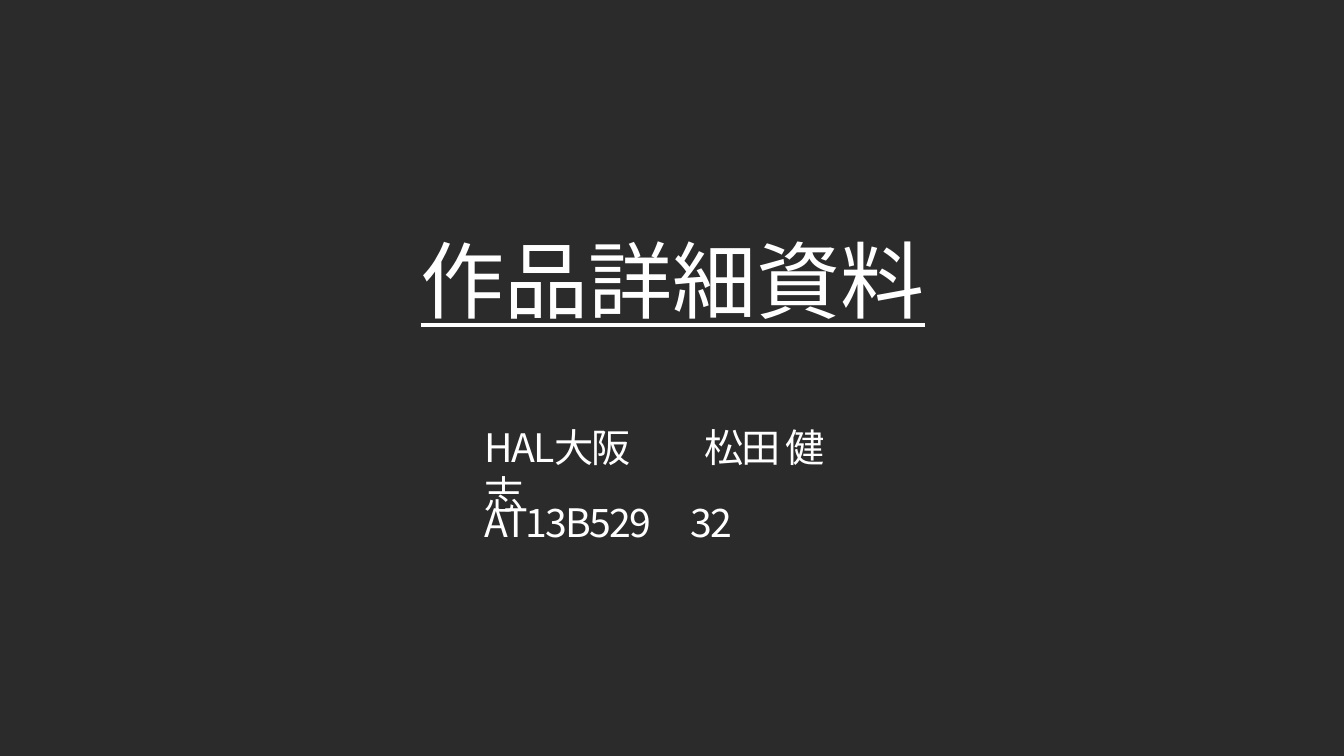
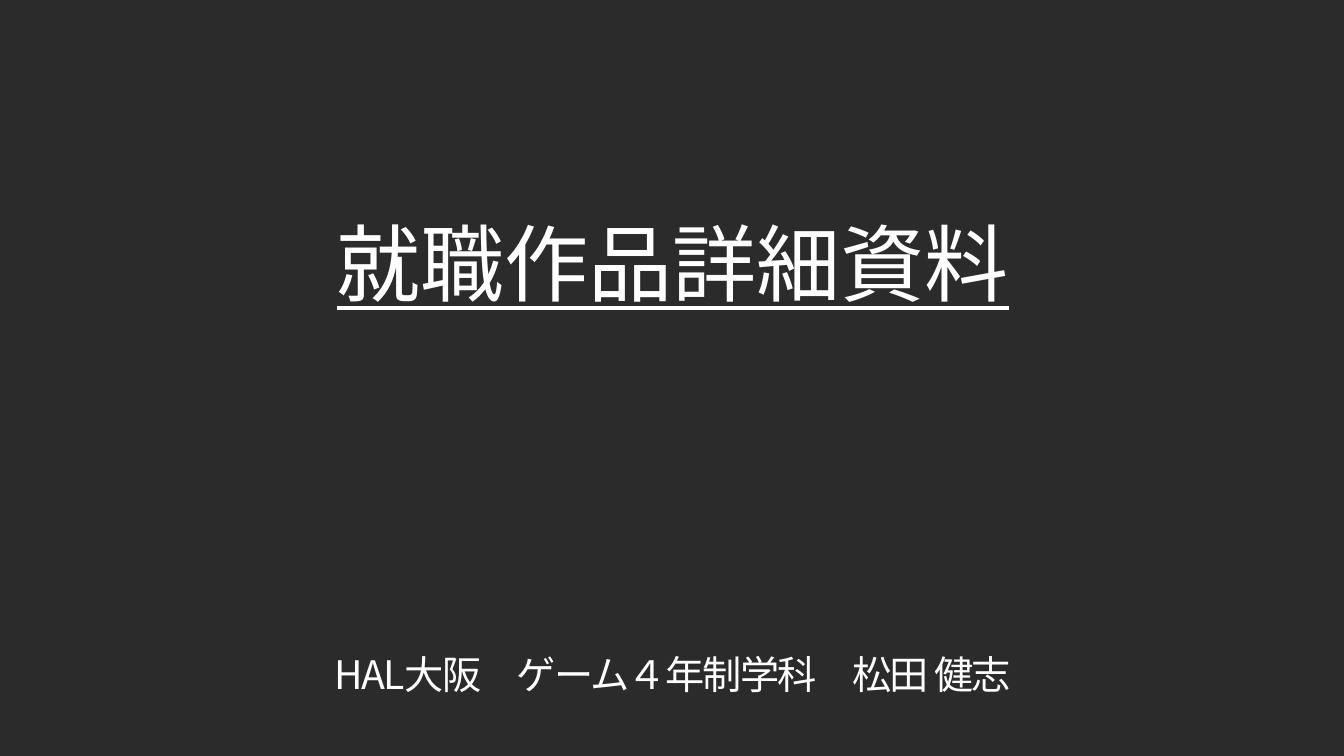
Before and after one commit to Takeshi0106/Action_Game, a slide deck: slide 1 of 就職作品詳細資料.pptx. Drawn at 1344x756 pixels with LibreOffice and Linux fonts; fonts in the diff are those of the drawing; background and template pictures are left out; a plain dark background stands for a picture behind light text. Boxes give left, top, right and bottom in pixels: in the first picture for what was removed or moved away, otherwise in the second. Text is boxed around its words. In the diff, an @@ line names an element or a change of style, - is before the commit and + after.

Commit message:
資料修正

```diff
--- a/就職作品詳細資料.pptx
+++ b/就職作品詳細資料.pptx
@@ title at bbox=[337, 224, 1009, 310]: text changed @@
-作品詳細資料
+就職作品詳細資料
@@ text removed at bbox=[484, 497, 733, 538] @@
-AT13B529 32
@@ text at bbox=[335, 656, 1011, 692]: text changed @@
-HAL大阪 松田 健志
+HAL大阪 ゲーム４年制学科 松田 健志
```
Also in this commit, not shown: 6 other slides changed, 2 slides added, 3 slides removed, 2 other files.
